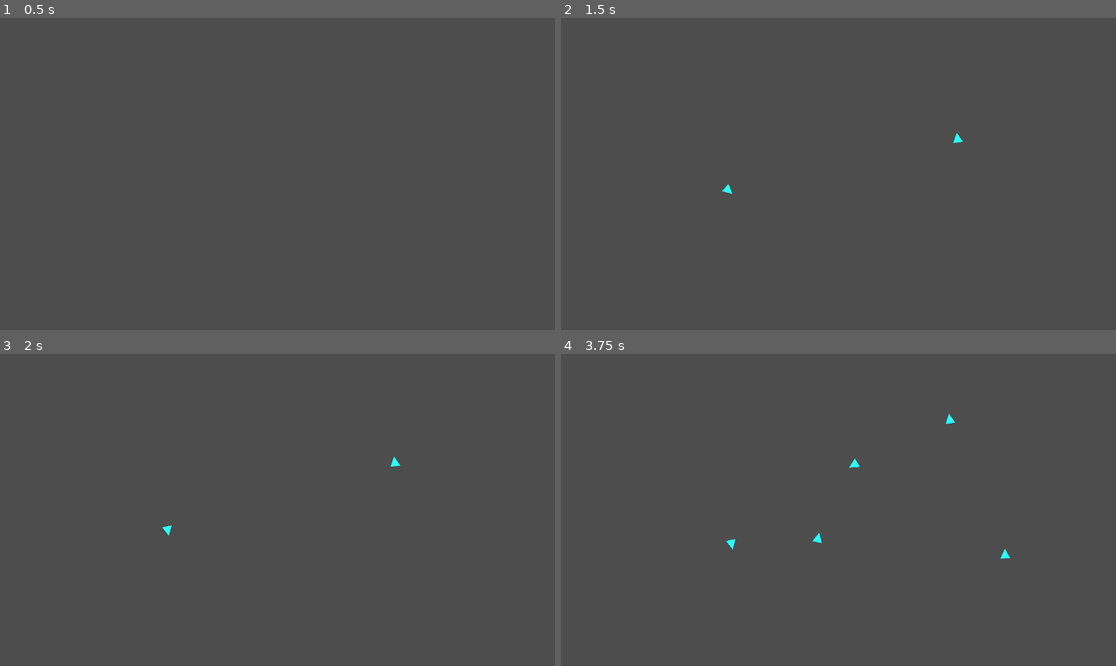
Above: before the commit, frames 1-4 (two rows, left to right).
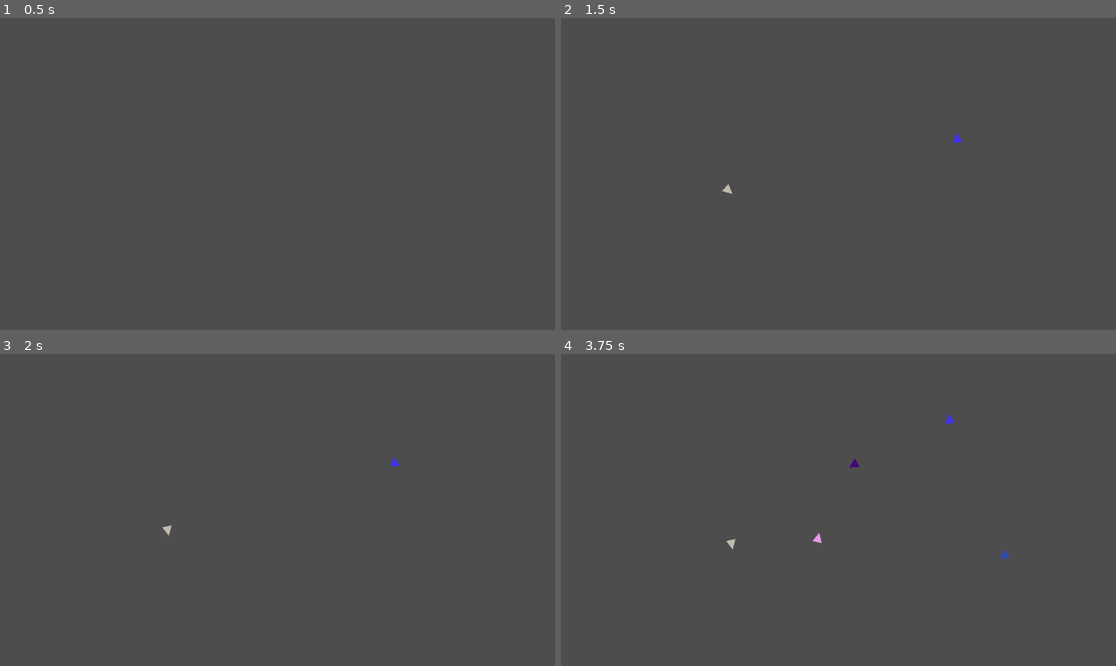
Above: after the commit, the same moments.

Repository: xv-k/BoidTest
Game: Godot game, scene res://world.tscn
Same seed, same stepped clock (60 frames per second), same inputs: the game is played once before the commit and once after it.
Inputs (mouse positions are in pixels of both pictures, inside the frame that each line leads up to):
- Up to frame 1 (0.5 s): no input
- Up to frame 2 (1.5 s): tap Enter at 0.5 s; move the mouse to (960, 158) at 0.52 s; click (960, 158) at 0.6 s; move the mouse to (727, 189) at 1.27 s; click (727, 189) at 1.35 s
- Up to frame 3 (2 s): no input
- Up to frame 4 (3.75 s): move the mouse to (894, 441) at 2.02 s; click (894, 441) at 2.1 s; tap Space at 2.75 s; move the mouse to (810, 572) at 2.77 s; click (810, 572) at 2.85 s; move the mouse to (1005, 556) at 3.52 s; click (1005, 556) at 3.6 s

Frame 1 is identical in both runs. In frame 2, less than 0.1% of the frame differs, in the area x 29-73%, y 36-57%; in frame 3, less than 0.1%; in frame 4, 0.2%, in the area x 29-81%, y 19-66%.

Commit message:
added colors and area detection of boids

Diff:
--- a/boid.gd
+++ b/boid.gd
@@ -8,6 +8,7 @@
 var boid_speed := 100.0
 var screen_size : Vector2
 var movv := 48
+var number: int
 
 var direction: Vector2
 
@@ -15,9 +16,9 @@
 	screen_size = get_viewport_rect().size
 	randomize()
 	direction = Vector2(randf_range(-1,1),randf_range(-1,1))
-	print(direction)
+	#print(direction)
 	collision_polygon_2d.polygon = polygon_2d.polygon
-
+	polygon_2d.color = Color(randf_range(0,1),randf_range(0,1),randf_range(0,1),1)
 
 func _physics_process(_delta):
 	velocity = direction * boid_speed
@@ -30,7 +31,6 @@
 	torus_world()
 
 	#apperantly delta is automatically applied in move and slide?
-
 	move_and_slide()
 
 
@@ -43,3 +43,25 @@
 		position.y = screen_size.y
 	if position.y > screen_size.y:
 		position.y = 0
+
+
+
+
+
+func _on_area_2d_area_entered(area):
+	if area != self and area.is_in_group("boid_area"): #dont think the self check is needed (and area also not probably)
+		#prints("entered")
+		boids_in_range.append(area.get_parent().number)
+		prints("enter", number, "sees", boids_in_range)
+
+
+func _on_area_2d_area_exited(area):
+	#print("exited")
+	# using lambda function filter wants a function, i is the element
+	#boids_in_range.filter(func(i): return i != area.get_parent().number)
+	# The callable's method should take one Variant parameter (the current array element) and return a boolean value.
+
+
+	#boids_in_range = boids_in_range.filter(func(i): return number != i)
+	boids_in_range.erase(area.get_parent().number)
+	prints("exit", number, "sees", boids_in_range)
--- a/boid.tscn
+++ b/boid.tscn
@@ -17,7 +17,7 @@
 color = Color(0.172549, 1, 1, 1)
 polygon = PackedVector2Array(-10, 10, 0, -10, 10, 10)
 
-[node name="Area2D" type="Area2D" parent="."]
+[node name="Area2D" type="Area2D" parent="." groups=["boid_area"]]
 
 [node name="CollisionShape2D" type="CollisionShape2D" parent="Area2D"]
 shape = SubResource("CircleShape2D_m3b3n")
@@ -41,3 +41,6 @@
 [node name="RayCast2D_SideR" type="RayCast2D" parent="RayFolder"]
 position = Vector2(3, -5)
 target_position = Vector2(28, -10)
+
+[connection signal="area_entered" from="Area2D" to="." method="_on_area_2d_area_entered"]
+[connection signal="area_exited" from="Area2D" to="." method="_on_area_2d_area_exited"]
--- a/world.gd
+++ b/world.gd
@@ -1,18 +1,20 @@
 extends Node2D
 @onready var tile_map = $TileMap
+var counter = 0
 
 var boid_scene: PackedScene = preload("res://boid.tscn")
-# Called when the node enters the scene tree for the first time.
+
 func _ready():
-	pass
+	counter += 1
 
 
-# Called every frame. 'delta' is the elapsed time since the previous frame.
 func _process(delta):
 	if Input.is_action_just_released("addBoid"):
 		create_boid()
 
 func create_boid():
 	var boid = boid_scene.instantiate()
+	boid.number = counter
+	counter += 1
 	$Boids.add_child(boid)
 	boid.global_position = get_global_mouse_position()
